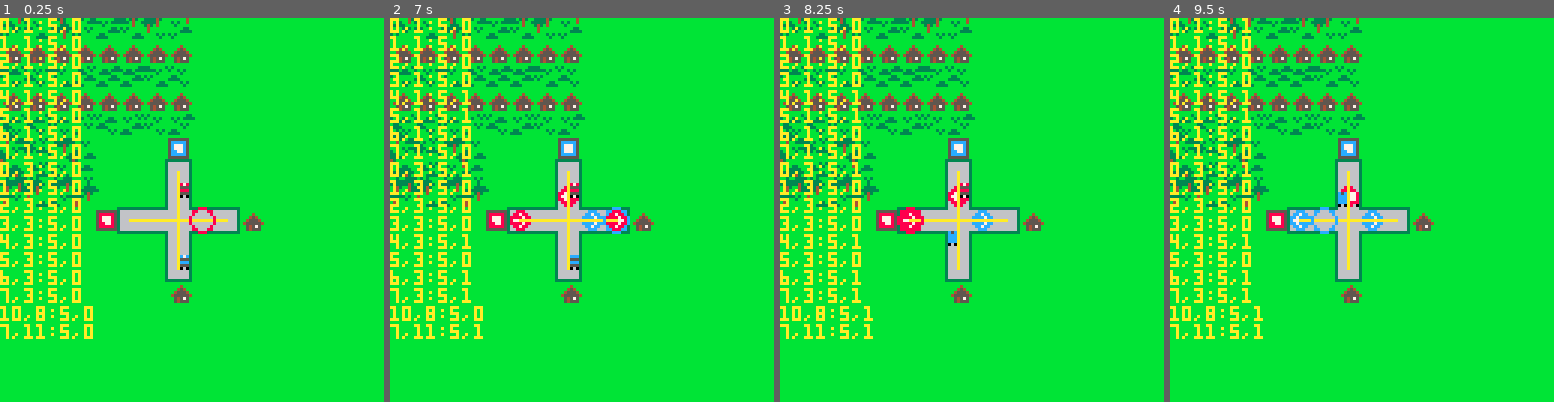
Above: before the commit, frames 1-4 (left to right).
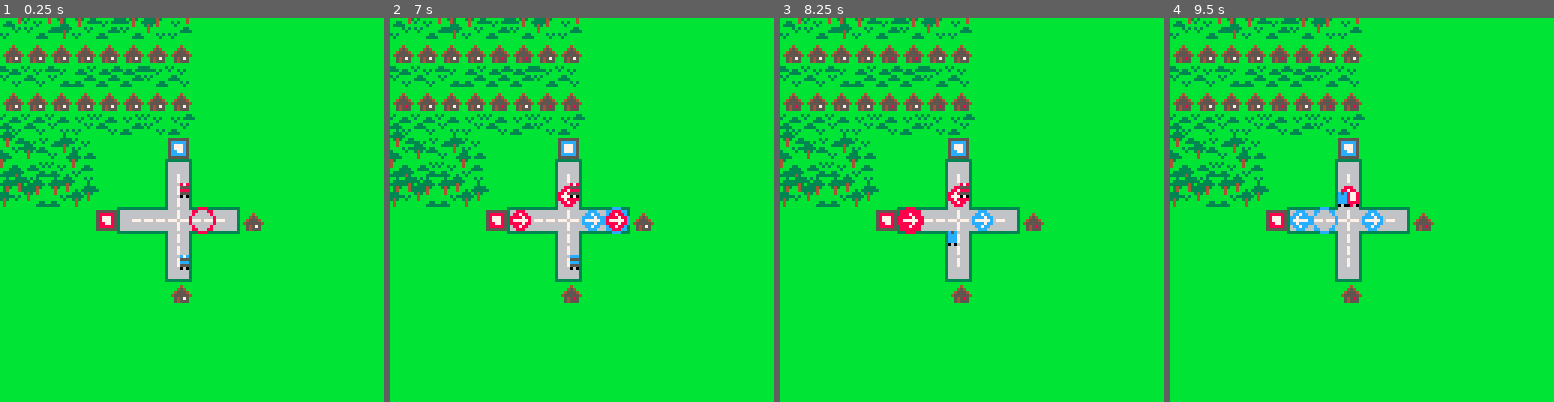
Above: after the commit, the same moments.

Repository: eddyashton/ld53
Game: PICO-8 cartridge delivery.p8
Same seed, same stepped clock (60 frames per second), same inputs: the game is played once before the commit and once after it.
Inputs:
- Up to frame 1 (0.25 s): no input
- Up to frame 2 (7 s): tap X (X key) at 0.33, 1.07, 1.85, 2.97, 4.08, 5.2, 6.32 s; tap O (Z key) at 0.7, 1.7, 2.1, 2.5, 2.9, 3.3, 3.7, 4.1, 4.5, 4.9, 5.3, 5.7, 6.1, 6.5, 6.9 s; hold Right 1.6-2.1 s; hold Up 2.15-2.42 s; hold Right 2.47-3.03 s; hold Left 3.08-3.58 s; hold Down 3.63-3.97 s; hold Right 4.02-4.68 s; hold Up 4.73-5.03 s; hold Left 5.08-5.68 s; hold Down 5.73-6.03 s; hold Right 6.08-6.58 s; hold Right from 6.63 s (still down)
- Up to frame 3 (8.25 s): release Right at 7.13 s; hold Up 7.18-7.45 s; tap O (Z key) at 7.3, 7.7, 8.1 s; tap X (X key) at 7.43 s; hold Right 7.5-8.07 s; hold Left from 8.12 s (still down)
- Up to frame 4 (9.5 s): tap O (Z key) at 8.5, 8.9, 9.3 s; tap X (X key) at 8.55 s; release Left at 8.62 s; hold Down 8.67-9 s; hold Right from 9.05 s (still down)

The runs differ from the first frame. In frame 1, 5.7% of the frame differs, in the area x 0-60%, y 0-84%; in frame 2, 5.6%; in frame 3, 5.6%; in frame 4, 5.6%.

Commit message:
Draw demand

Diff:
--- a/delivery.p8
+++ b/delivery.p8
@@ -460,7 +460,7 @@
  end
 
  -- debug drawing
- if true then
+ if false then
   -- debug draw paths
   for y, row in pairs(paths) do
    for x, _ in pairs(row) do
@@ -469,7 +469,21 @@
   end
 
   for dest in all(dests) do
-   print(dest.pos.x..","..dest.pos.y..":"..dest.kind..","..dest.demand)
+   local v = cell_to_world(dest.pos)
+   print(dest.demand, v.x, v.y)
+  end
+ end
+
+ -- draw lights in all of the windows with demand
+ for dest in all(dests) do
+  local v = cell_to_world(dest.pos)
+  local window_offsets = {
+    [house] = {v2(5, 5)}
+  }
+  local windows = window_offsets[dest.kind]
+  for i=1,dest.demand do
+   local wv = v2_add(v,windows[i])
+   pset(wv.x,wv.y,8)
   end
  end
 
